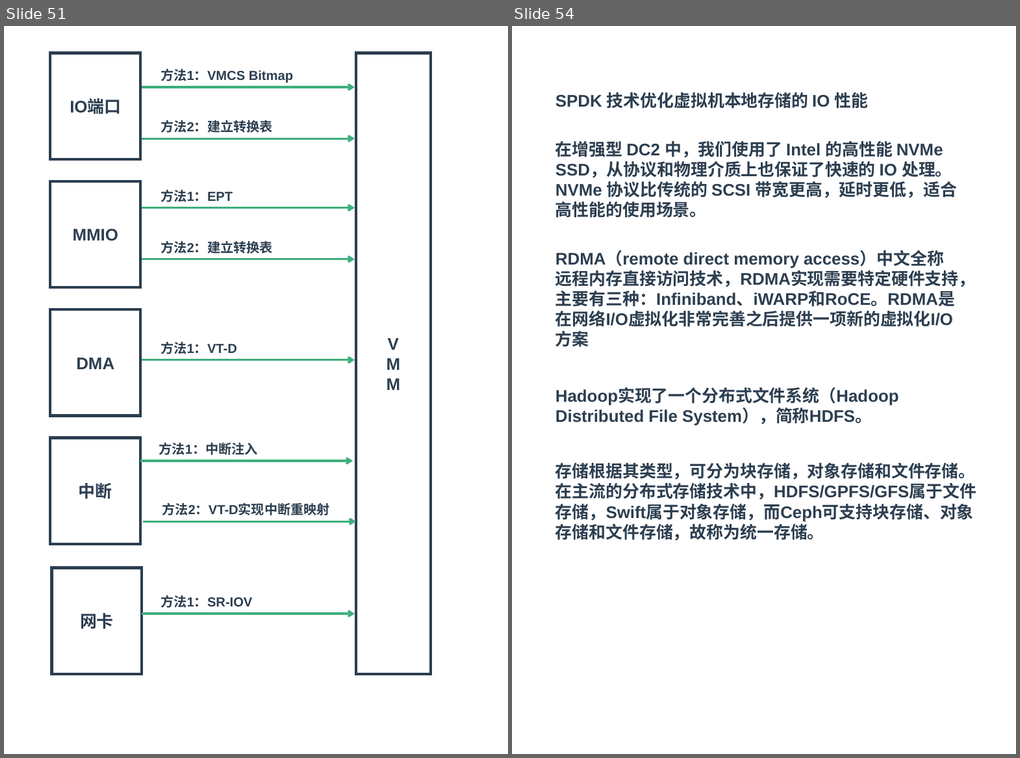
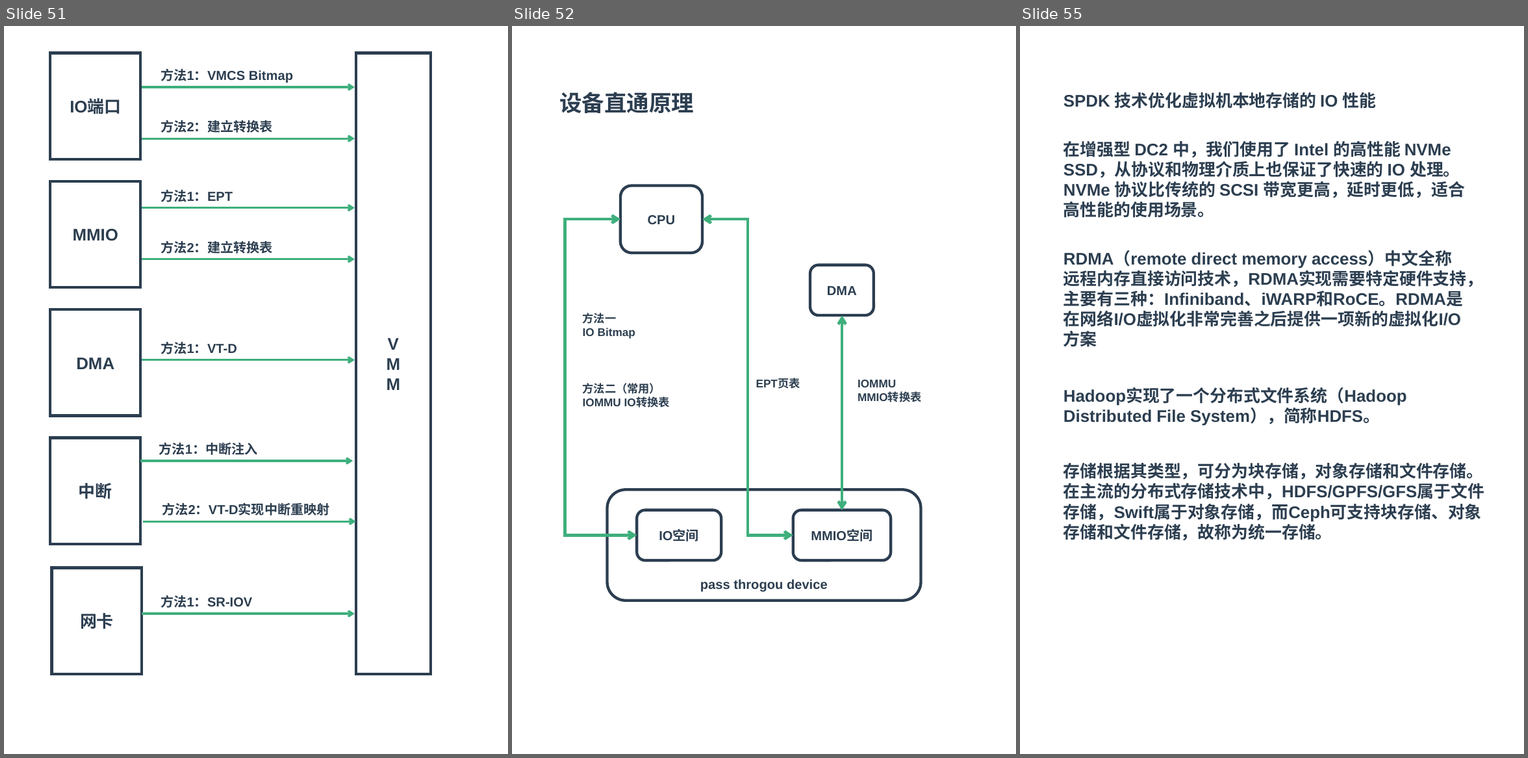
Before and after one commit to zaiqiang-dong/zaiqiang, a slide deck: picture/vitrualization/vitrualization.pptx. Shown side by side, each under a label of ours: slides 51 and 54 before the commit, slides 51, 52 and 55 after it; the slides between them are not shown. The pictures are 1020x758 and 1528x758 pixels, drawn with LibreOffice and Linux fonts; fonts in the diff are those of the drawing. Boxes give left, top, right and bottom in pixels: in the first picture for what was removed or moved away, otherwise in the second. Text is boxed around its words. In the diff, an @@ line names an element or a change of style, - is before the commit and + after.

```diff
--- a/picture/vitrualization/vitrualization.pptx
+++ b/picture/vitrualization/vitrualization.pptx
@@ slide 52 added at [512, 26, 1016, 754], background #FFFFFF @@
@@ text added at [559, 92, 694, 113], 24 pt, text #2C3E50, bold @@
+设备直通原理
@@ rounded rectangle added at [621, 185, 702, 253], outline #2C3E50 3 pt, 14 pt, text #2C3E50, bold @@
+CPU
@@ elbow double arrow added from (621, 220) to (637, 536), #3EAF7C 3 pt @@
@@ elbow double arrow added from (702, 220) to (793, 536), #3EAF7C 3 pt @@
@@ rounded rectangle added at [810, 265, 875, 315], outline #2C3E50 3 pt, 14 pt, text #2C3E50, bold @@
+DMA
@@ text added at [583, 313, 636, 339], 12 pt, text #2C3E50, bold @@
+方法一
+IO Bitmap
@@ elbow double arrow added from (842, 316) to (842, 510), #3EAF7C 3 pt @@
@@ text added at [583, 383, 670, 409], 12 pt, text #2C3E50, bold @@
+方法二（常用）
+IOMMU IO转换表
@@ text added at [756, 378, 801, 389], 12 pt, text #2C3E50, bold @@
+EPT页表
@@ text added at [858, 380, 922, 404], 12 pt, text #2C3E50, bold @@
+IOMMU
+MMIO转换表
@@ rounded rectangle added at [608, 490, 922, 601], outline #2C3E50 3 pt, 14 pt, text #2C3E50, bold @@
+pass throgou device
@@ rounded rectangle added at [637, 510, 722, 561], outline #2C3E50 3 pt, 14 pt, text #2C3E50, bold @@
+IO空间
@@ rounded rectangle added at [793, 510, 891, 561], outline #2C3E50 3 pt, 14 pt, text #2C3E50, bold @@
+MMIO空间
@@ what was slide 54 is now slide 55 @@
```
Also in this commit, not shown: 1 slide changed, 19 other files.
